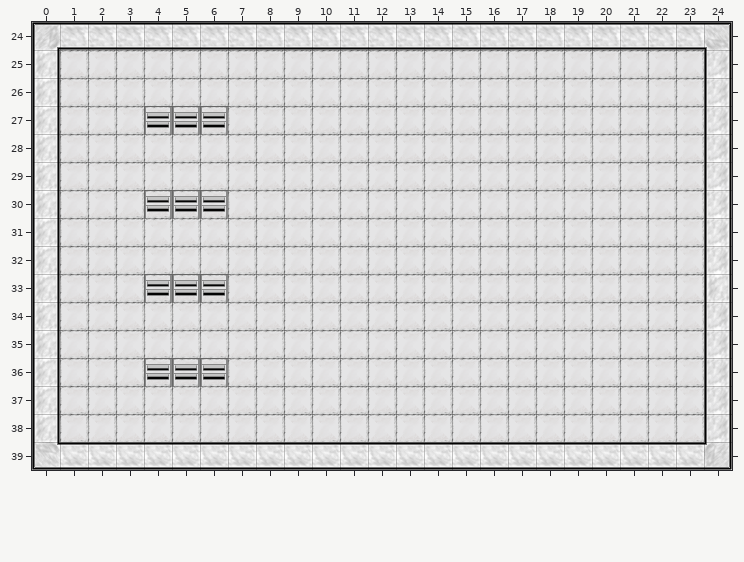
Tiled map -- assets/tilemaps/FOFlvl1.tmx. The first picture shows the starting point.
Cells are 32x32 px. Shown: x 0..24, y 24..39.
The same view after the edit:
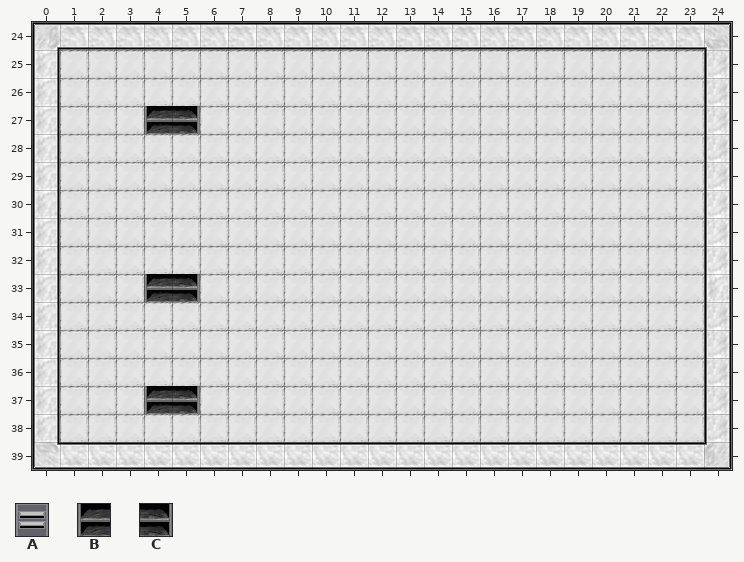
Key: from "newTileset": A 1, B 23, C 24.
_ is an empty cell.
Edits made:
{"where": "layer \"World\""}
{"y":27,"x":4,"old":"AAA","new":"BC_"}
{"y":30,"x":4,"old":"AAA","new":"___"}
{"y":33,"x":4,"old":"AAA","new":"BC_"}
{"y":36,"x":4,"old":"AAA","new":"___"}
{"y":37,"x":4,"old":"__","new":"BC"}
{"label":"changed","picture_box":[144,106,228,134]}
{"label":"removed","picture_box":[144,190,228,218]}
{"label":"changed","picture_box":[144,274,228,302]}
{"label":"changed","picture_box":[144,358,228,414]}
